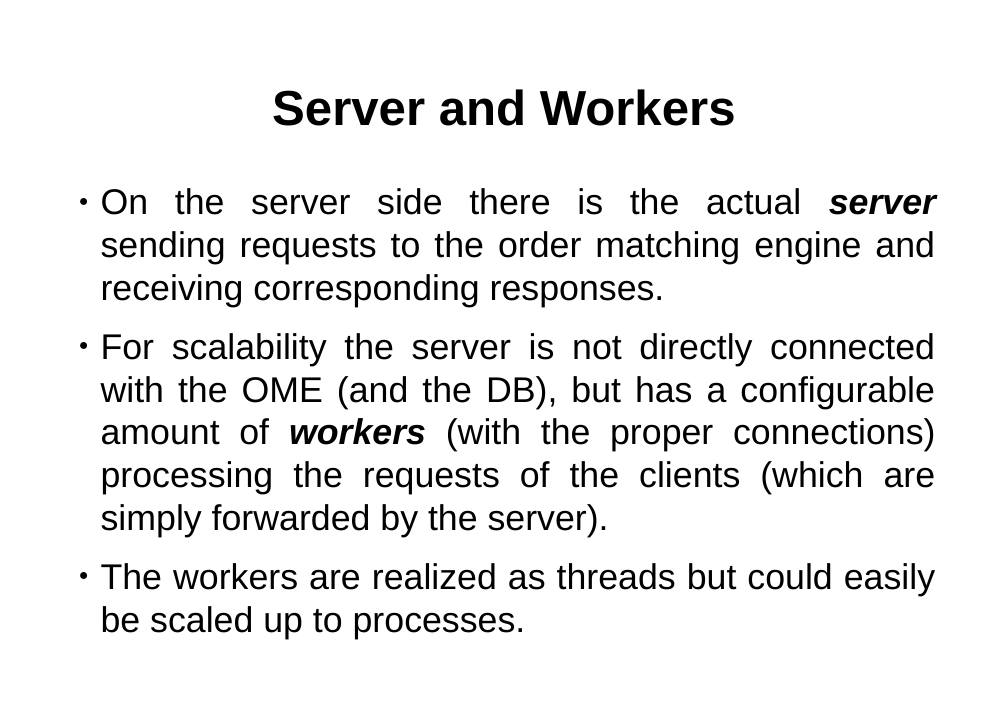
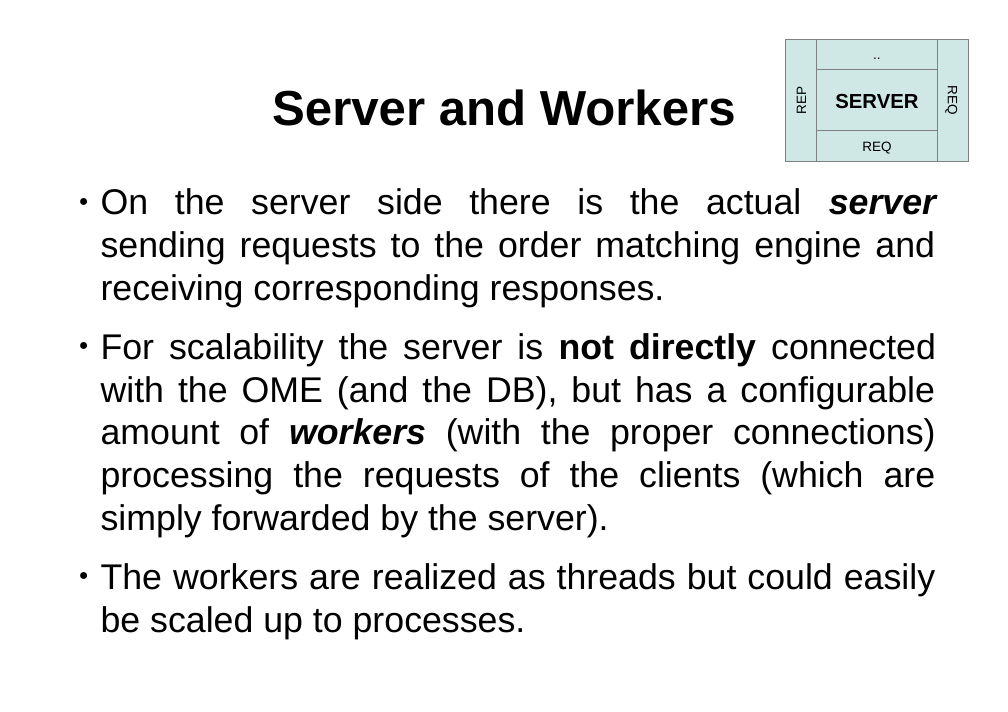
Before and after one commit to hsk81/fx-zero, a slide deck: slide 20 of doc/presentation/fx-zero.odp. Drawn at 1008x712 pixels with LibreOffice and Linux fonts; fonts in the diff are those of the drawing. Boxes give left, top, right and bottom in pixels: in the first picture for what was removed or moved away, otherwise in the second. Text is boxed around its words. In the diff, an @@ line names an element or a change of style, - is before the commit and + after.

Commit message:
Have added server and database components' descriptions.

```diff
--- a/doc/presentation/fx-zero.odp
+++ b/doc/presentation/fx-zero.odp
@@ group added at (786,40,968,161): 5 rectangles @@
+SERVER
+REQ
+REP
+..
+REQ
@@ text at (101,333,936,537): bold on in "not directly" @@
```
Also in this commit, not shown: 3 other slides changed, 2 slides added, 2 other files.
